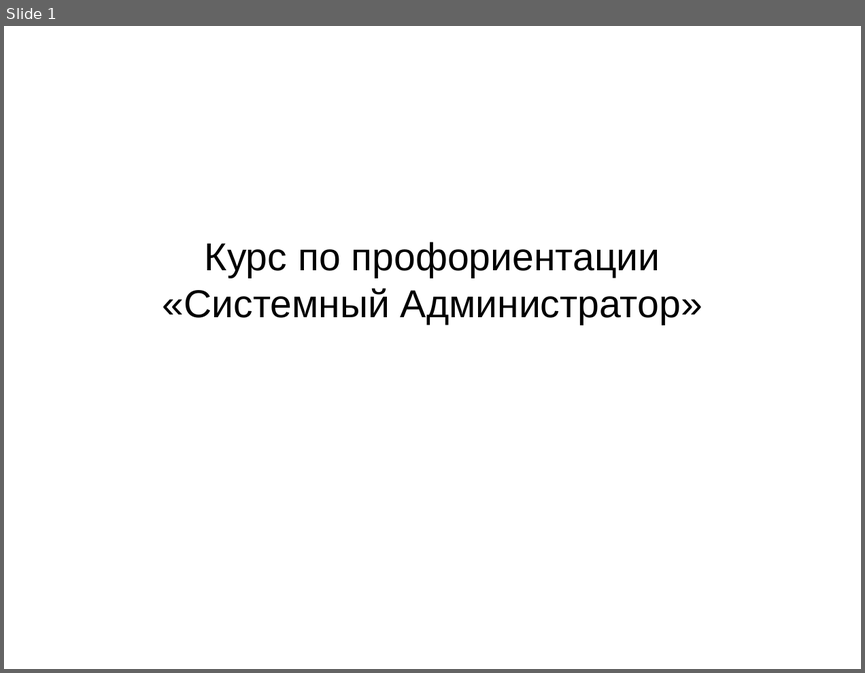
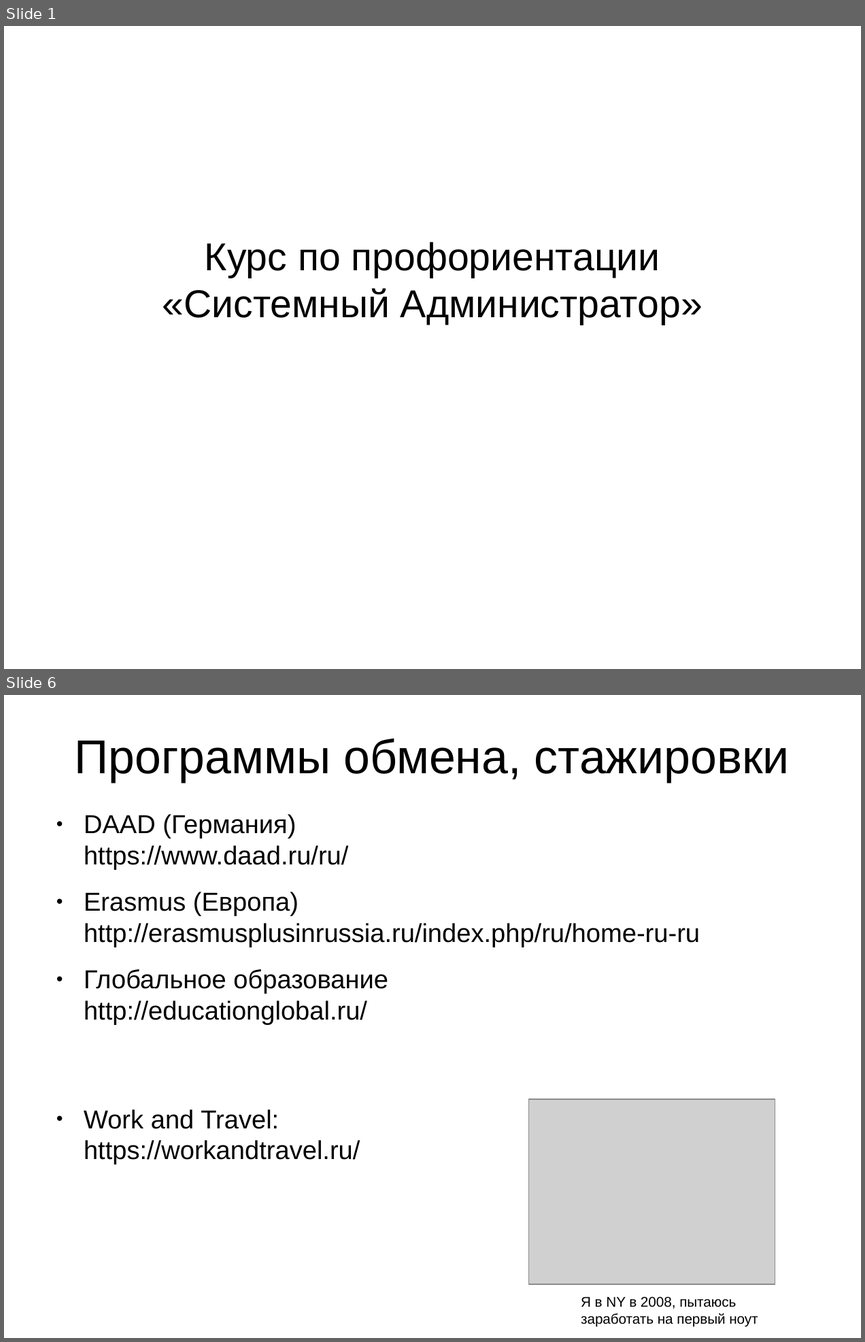
Before and after one commit to j-avdeev/SchoolCourse, a slide deck: ProfOrient.odp. Shown one above the other, each under a label of ours: slide 1 before the commit, slides 1 and 6 after it; the slides between them are not shown. The pictures are 865x673 and 865x1342 pixels, drawn with LibreOffice and Linux fonts; fonts in the diff are those of the drawing; grey boxes stand for pictures. Boxes give left, top, right and bottom in pixels: in the first picture for what was removed or moved away, otherwise in the second. Text is boxed around its words. In the diff, an @@ line names an element or a change of style, - is before the commit and + after.

```diff
--- a/ProfOrient.odp
+++ b/ProfOrient.odp
@@ slide 6 added at bbox=[4, 695, 861, 1338], background #FFFFFF @@
@@ title added at bbox=[74, 739, 789, 782], 44 pt, text #000000 @@
+Программы обмена, стажировки
@@ text added at bbox=[84, 814, 700, 1164], 24 pt, text #000000 @@
+● DAAD (Германия)
+  https://www.daad.ru/ru/
+● Erasmus (Европа)
+  http://erasmusplusinrussia.ru/index.php/ru/home-ru-ru
+● Глобальное образование
+  http://educationglobal.ru/
+● Work and Travel:
+  https://workandtravel.ru/
@@ picture added at bbox=[529, 1100, 775, 1285] @@
@@ text added at bbox=[581, 1296, 757, 1326], 13 pt, text #000000 @@
+Я в NY в 2008, пытаюсь заработать на первый ноут
```
Also in this commit, not shown: 1 slide changed, 4 other slides added, 2 other files.
